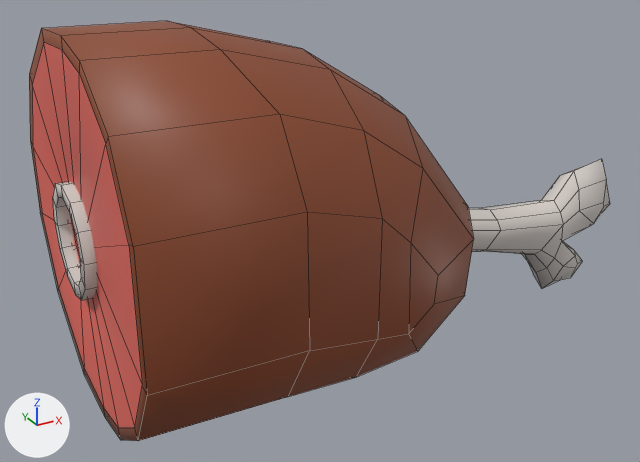
The FBX model Assets/Art/3D Assets/SM_Ham.fbx: old version first, new version second.
Rendered twice from a 50 mm camera at (-0.378, -0.74, 0.52) aimed at (0.039, 0.018, 0.142). Every picture has the same lights, and +X, +Y and +Z are marked at lower left. Mesh edges are drawn as thin lines.

Names of what the first picture shows: 'Ham'.
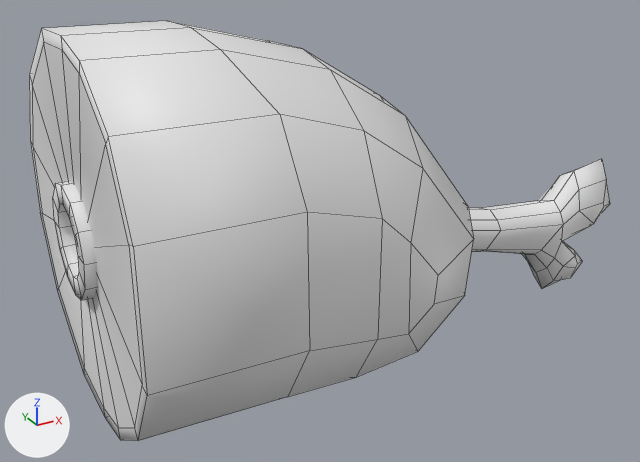
Where the newer file only moved an object's origin or applied its transform, the numbers keep the older frame.

Patch to the scene script:
```diff
--- a/Assets/Art/3D Assets/SM_Ham.fbx.py
+++ b/Assets/Art/3D Assets/SM_Ham.fbx.py
@@ me_plane_053 @@
 me_plane_053.from_pydata(...)  # 240 vertices, 215 faces; spans x -0.226..0.421, y -0.171..0.193, z 0.008..0.378
 # used by ob_ham; location = (0.0, 0.0, 0.0)
+# me_plane_053 part 1: all 110 faces that had it switch from mat_cat (light grey #d4cdc8) to no material
+# me_plane_053 part 2: all 76 faces that had it switch from mat_fence (brown #8d492c) to no material
+# me_plane_053 part 3: all 29 faces that had it switch from mat_ham (red #e7685c) to no material
```

Changed parts and their boxes [x1, y1, x2, y2] in the pictures (640 x 462 px):
part 1 of me_plane_053, recoloured (grey to white): [56, 159, 610, 300] in both
part 2 of me_plane_053, recoloured (brown to grey): [29, 21, 474, 441] in both
part 3 of me_plane_053, recoloured (brown to grey): [32, 42, 142, 428] in both
